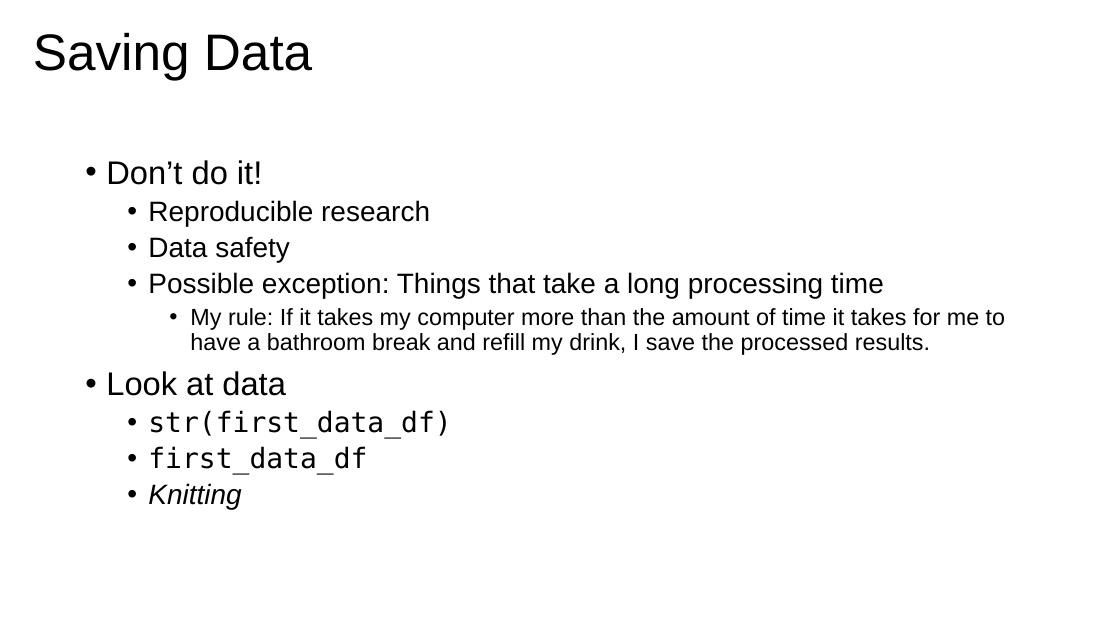
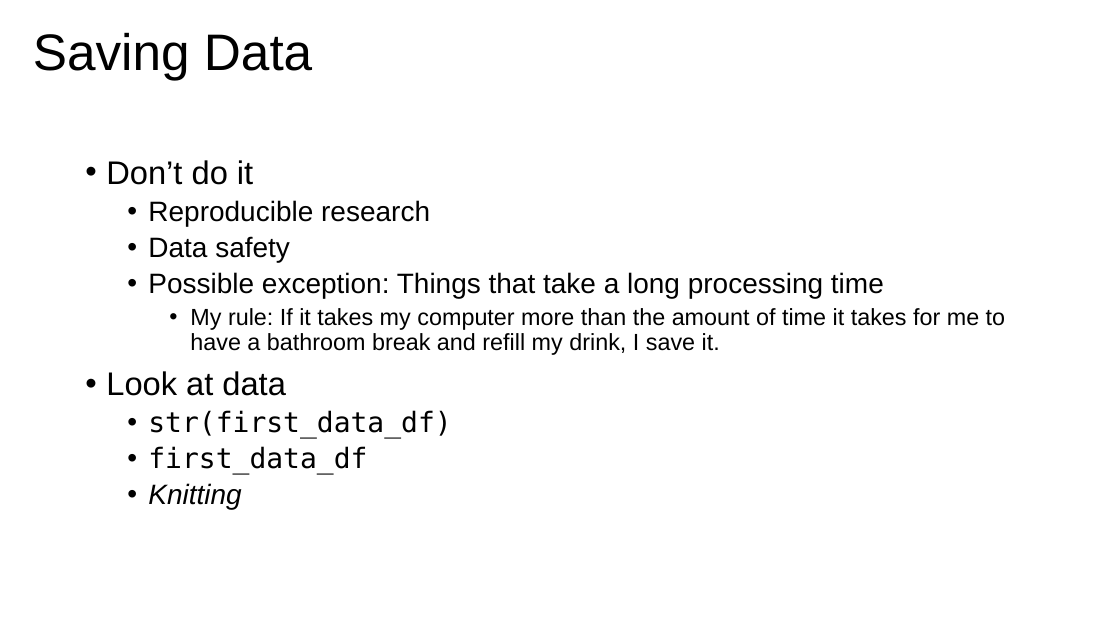
Before and after one commit to barneyricca/NDS_workshop, a slide deck: slide 14 of Slide Decks/Monday Morning.pptx. Drawn at 1120x630 pixels with LibreOffice and Linux fonts; fonts in the diff are those of the drawing; background and template pictures are left out. Boxes give left, top, right and bottom in pixels: in the first picture for what was removed or moved away, otherwise in the second. Text is boxed around its words. In the diff, an @@ line names an element or a change of style, - is before the commit and + after.

```diff
--- a/Slide Decks/Monday Morning.pptx
+++ b/Slide Decks/Monday Morning.pptx
@@ text at [106,160,253,185]: text changed @@
-• Don’t do it!
+• Don’t do it
@@ text at [190,308,1005,355]: text changed @@
-    • My rule: If it takes my computer more than the amount of time it takes for me to have a bathroom break and refill my drink, I save the processed results.
+    • My rule: If it takes my computer more than the amount of time it takes for me to have a bathroom break and refill my drink, I save it.
```
Also in this commit, not shown: 13 other slides changed, 1 slide removed, 4 other files.
